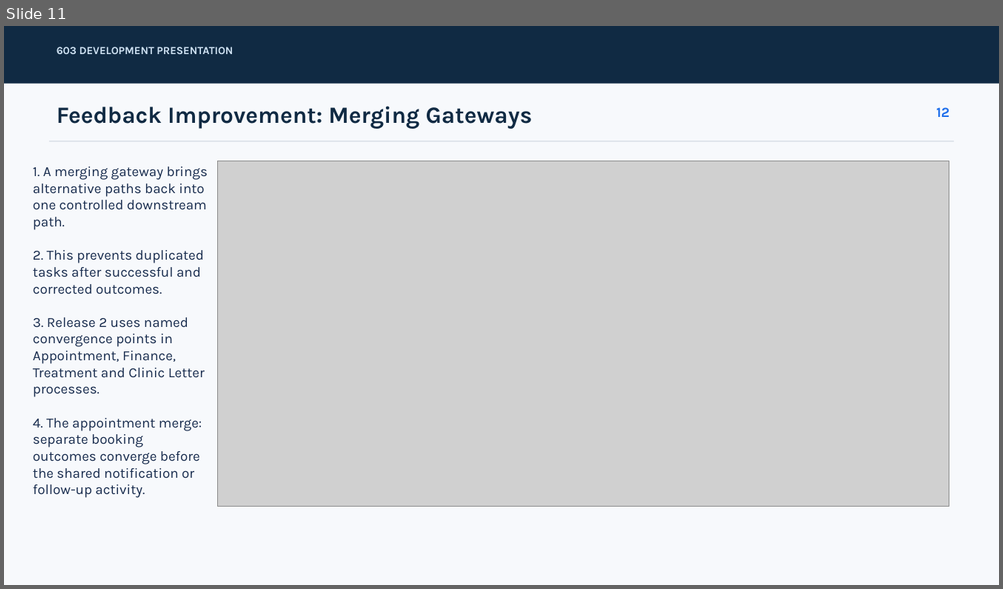
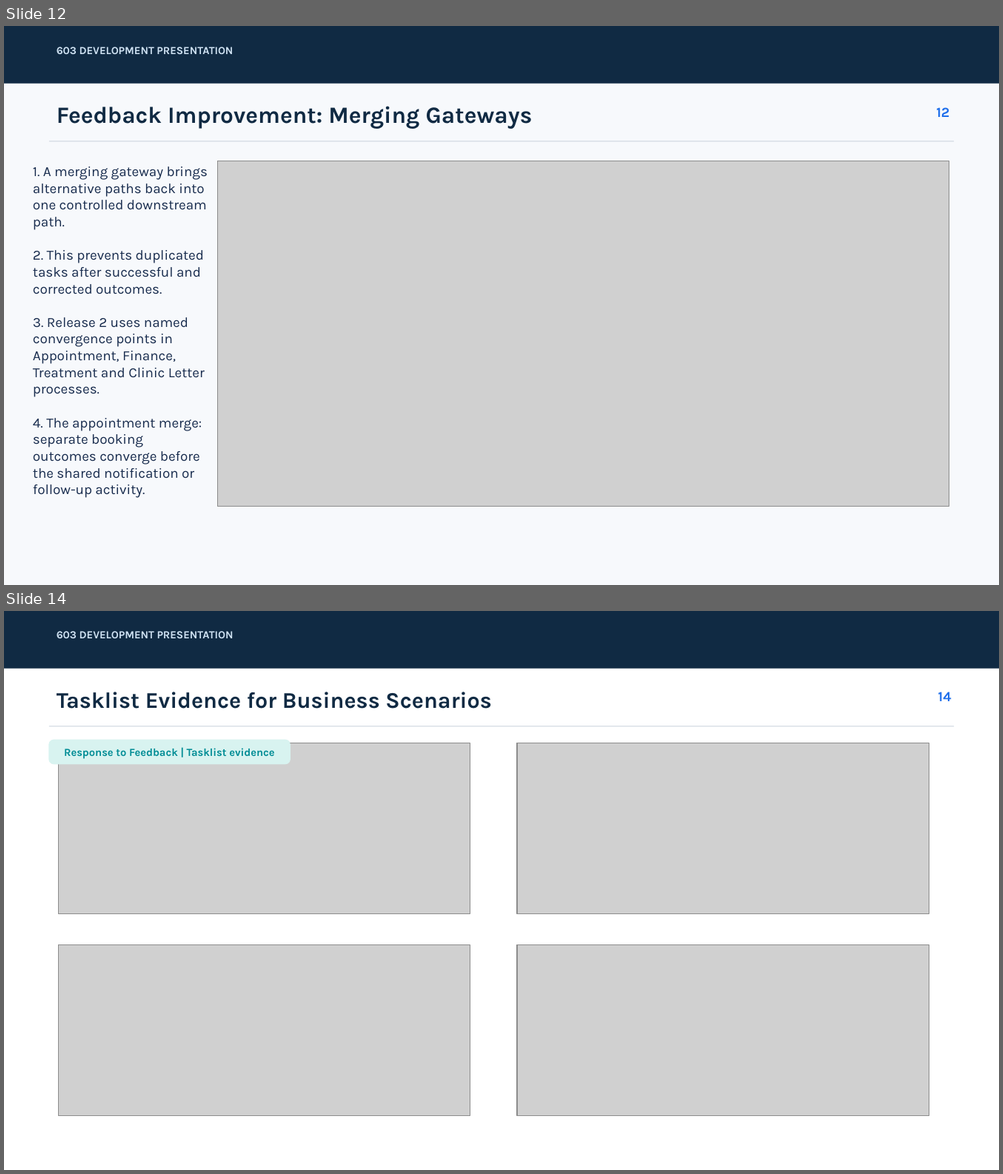
Before and after one commit to huanxihuanxi666/UFCEP6-0-3, a slide deck: ASSIGNMENT(END OF WEEK6)/Development_Presentation(end of week6)/PRESENTATION/presentation.pptx. Shown one above the other, each under a label of ours: slide 11 before the commit, slides 12 and 14 after it; the slides between them are not shown. The pictures are 1003x589 and 1003x1174 pixels, drawn with LibreOffice and Linux fonts; fonts in the diff are those of the drawing; grey boxes stand for pictures. Boxes give left, top, right and bottom in pixels: in the first picture for what was removed or moved away, otherwise in the second. Text is boxed around its words. In the diff, an @@ line names an element or a change of style, - is before the commit and + after.

```diff
--- a/ASSIGNMENT(END OF WEEK6)/Development_Presentation(end of week6)/PRESENTATION/presentation.pptx
+++ b/ASSIGNMENT(END OF WEEK6)/Development_Presentation(end of week6)/PRESENTATION/presentation.pptx
@@ slide 14 added at (4,611,999,1170), background #FFFFFF @@
@@ rectangle added at (4,611,999,669), fill #102A43 @@
@@ text added at (57,631,233,638), 10.5 pt, text #CFE2F3, bold @@
+603 DEVELOPMENT PRESENTATION
@@ text added at (57,692,491,709), 21.8 pt, text #102A43, bold @@
+Tasklist Evidence for Business Scenarios
@@ text added at (938,692,951,701), 13.5 pt, text #1F6FEB, bold @@
+14
@@ rectangle added at (48,726,953,726), fill #C9D2DC @@
@@ rounded rectangle added at (48,740,290,764), fill #D8F3F0, outline #D8F3F0 0.75 pt, 10.5 pt, text #008C95, bold @@
+Response to Feedback | Tasklist evidence
@@ picture added at (59,743,470,914) @@
@@ picture added at (518,743,929,914) @@
@@ picture added at (59,945,470,1116) @@
@@ picture added at (518,945,929,1116) @@
@@ what was slide 11 is now slide 12 @@
```
Also in this commit, not shown: 9 slides changed, 1 other slide added, 2 slides removed.
